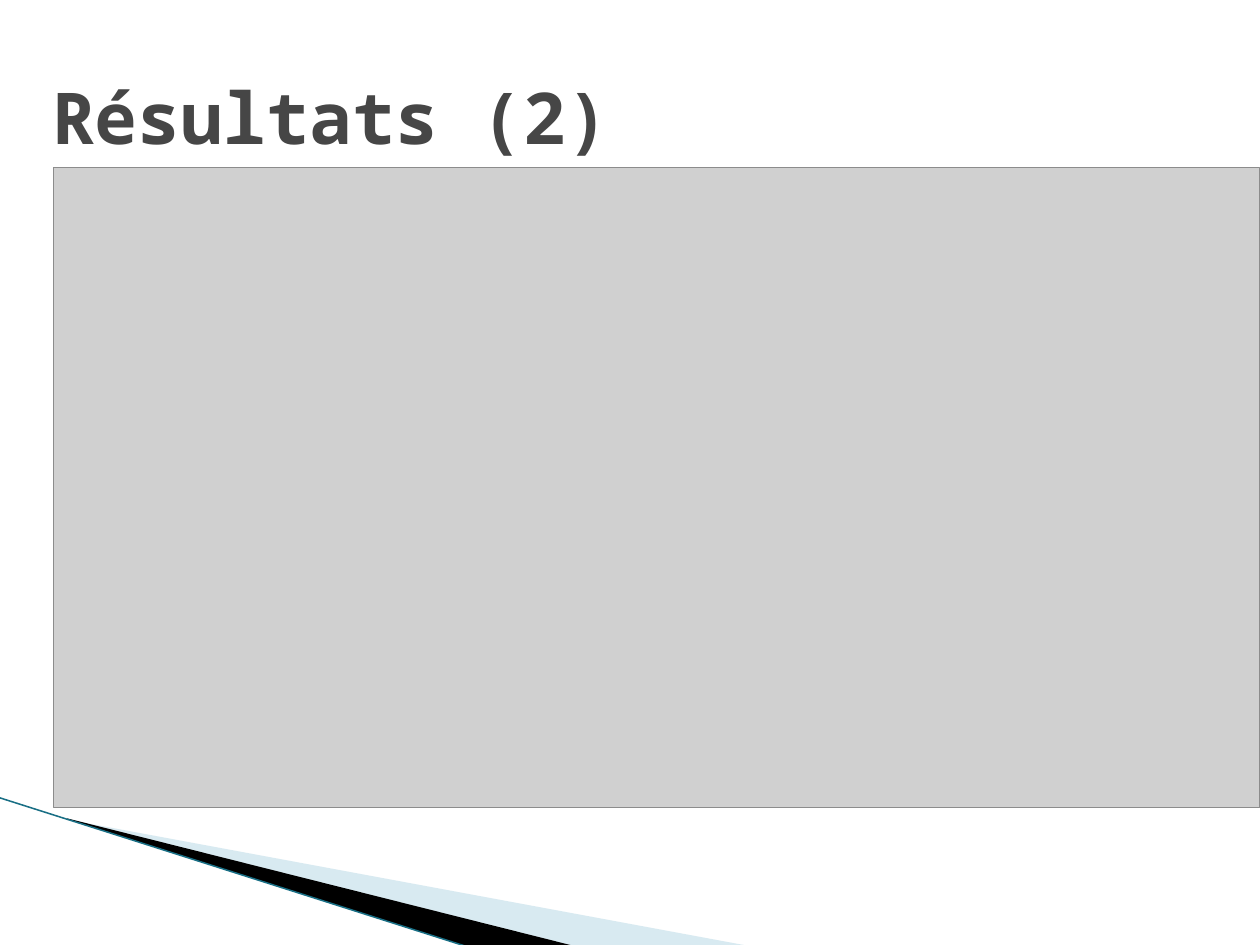
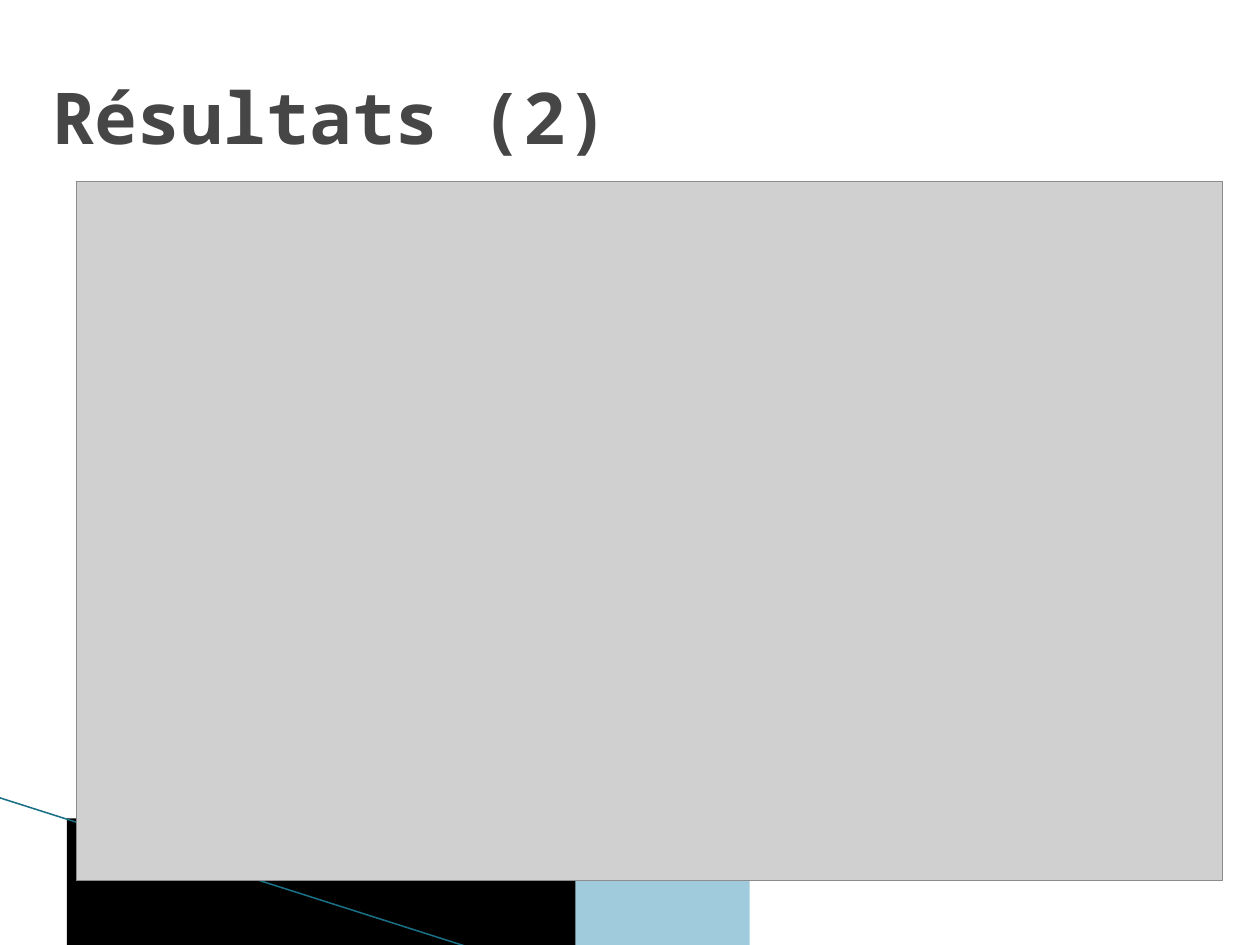
Before and after one commit to robertoxmed/c_memory_monitor, a slide deck: slide 12 of doc/Temps-Réel et Multi-coeurs.pptx (slide 11 before the commit). Drawn at 1260x945 pixels with LibreOffice and Linux fonts; fonts in the diff are those of the drawing; grey boxes stand for pictures; background and template pictures are left out. Boxes give left, top, right and bottom in pixels: in the first picture for what was removed or moved away, otherwise in the second. Text is boxed around its words. In the diff, an @@ line names an element or a change of style, - is before the commit and + after.

```diff
--- a/doc/Temps-Réel et Multi-coeurs.pptx
+++ b/doc/Temps-Réel et Multi-coeurs.pptx
@@ picture: place and size @@
-picture at (54,168,1260,808)
+picture at (77,182,1223,880)
@@ line (0, 798) - (468, 945): stroke #97C5D8 0.95 pt to #196F85 0.96 pt @@
@@ freeform shape removed at (67,819,576,945) @@
@@ rectangle added at (67,819,576,945), fill #000000 @@
@@ freeform shape removed at (69,820,750,945) @@
@@ rectangle added at (69,820,750,945), fill #9FCBDC @@
```
Also in this commit, not shown: 10 other slides changed, 3 slides added, 2 slides removed.
